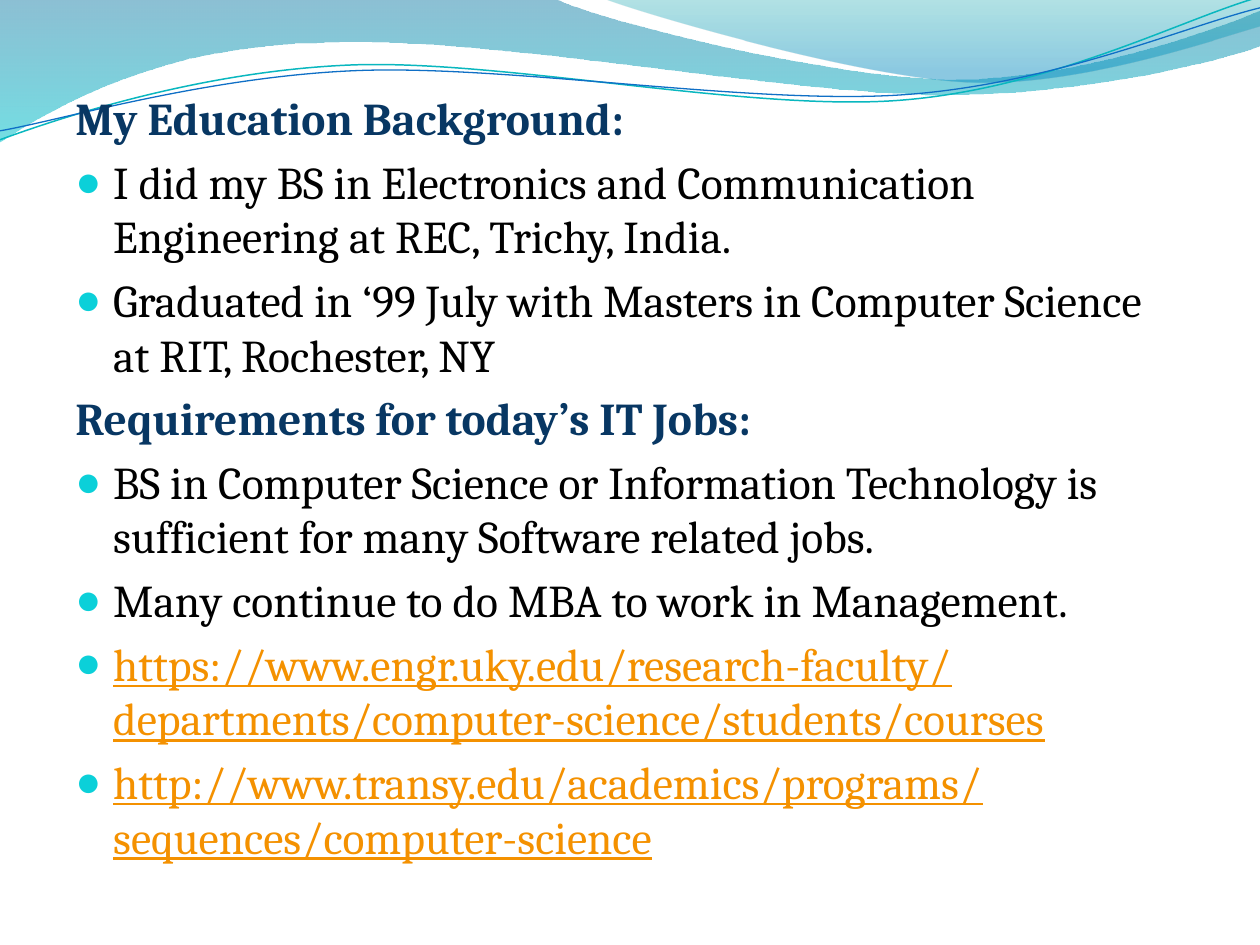
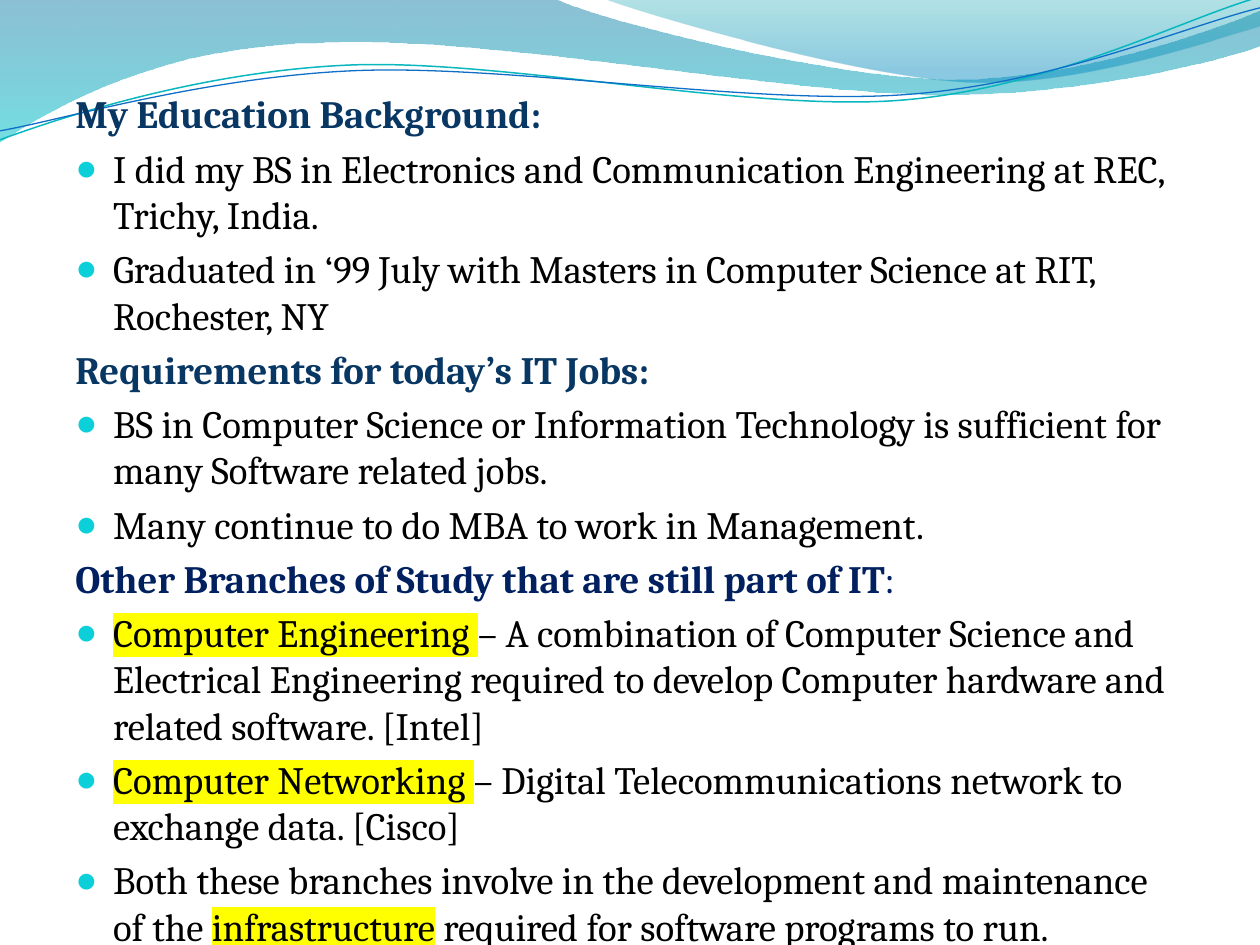
Before and after one commit to rkavitha/PresentationOnITIndustry, a slide deck: slide 2 of IT Industry.pptx. Drawn at 1260x945 pixels with LibreOffice and Linux fonts; fonts in the diff are those of the drawing; background and template pictures are left out. Boxes give left, top, right and bottom in pixels: in the first picture for what was removed or moved away, otherwise in the second. Text is boxed around its words. In the diff, an @@ line names an element or a change of style, - is before the commit and + after.

```diff
--- a/IT Industry.pptx
+++ b/IT Industry.pptx
@@ text at (75, 93, 1166, 547): size 26 to 22.1 pt in "My Education Background:", "I did my BS in Electronics and ...", "Graduated in ‘99 July with Masters in ...", "Requirements for today’s IT Jobs:" and 2 more places @@
@@ text at (75, 565, 1165, 945): text changed; size 26 to 22.1 pt; text colour #F49100 to #000000 @@
-● https://www.engr.uky.edu/research-faculty/departments/computer-science/students/courses
-● http://www.transy.edu/academics/programs/sequences/computer-science
+Other Branches of Study that are still part of IT:
+● Computer Engineering – A combination of Computer Science and Electrical Engineering required to develop Computer hardware and related software. [Intel]
+● Computer Networking – Digital Telecommunications network to exchange data. [Cisco]
+● Both these branches involve in the development and maintenance of the infrastructure required for software programs to run.
```
Also in this commit, not shown: 11 other slides changed.
